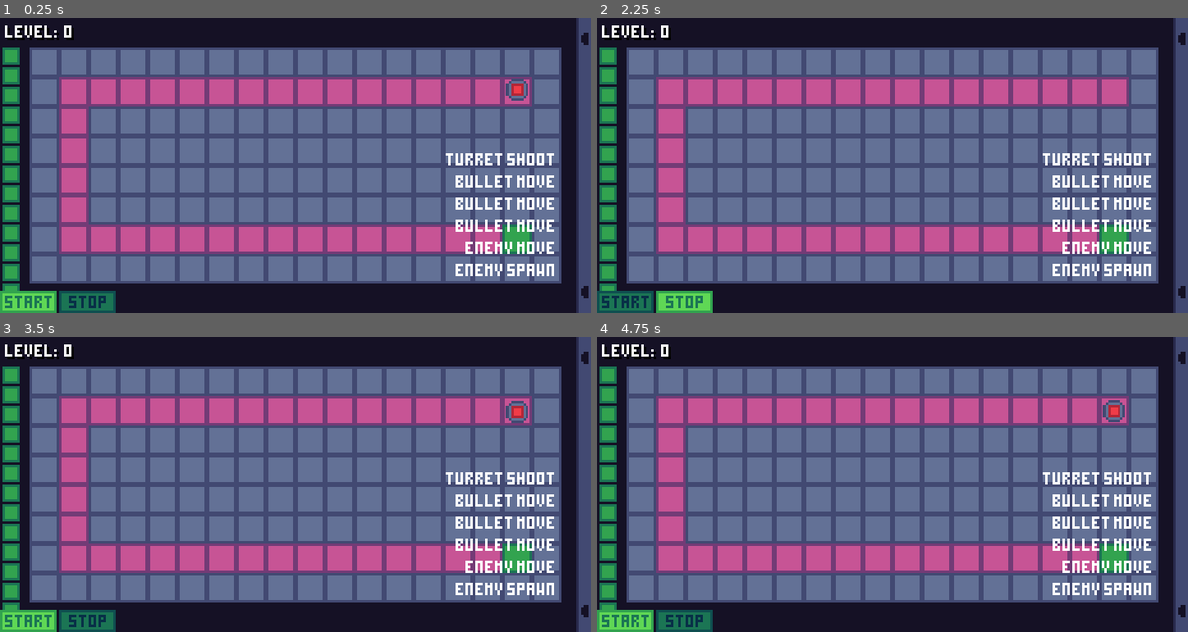
Above: before the commit, frames 1-4 (two rows, left to right).
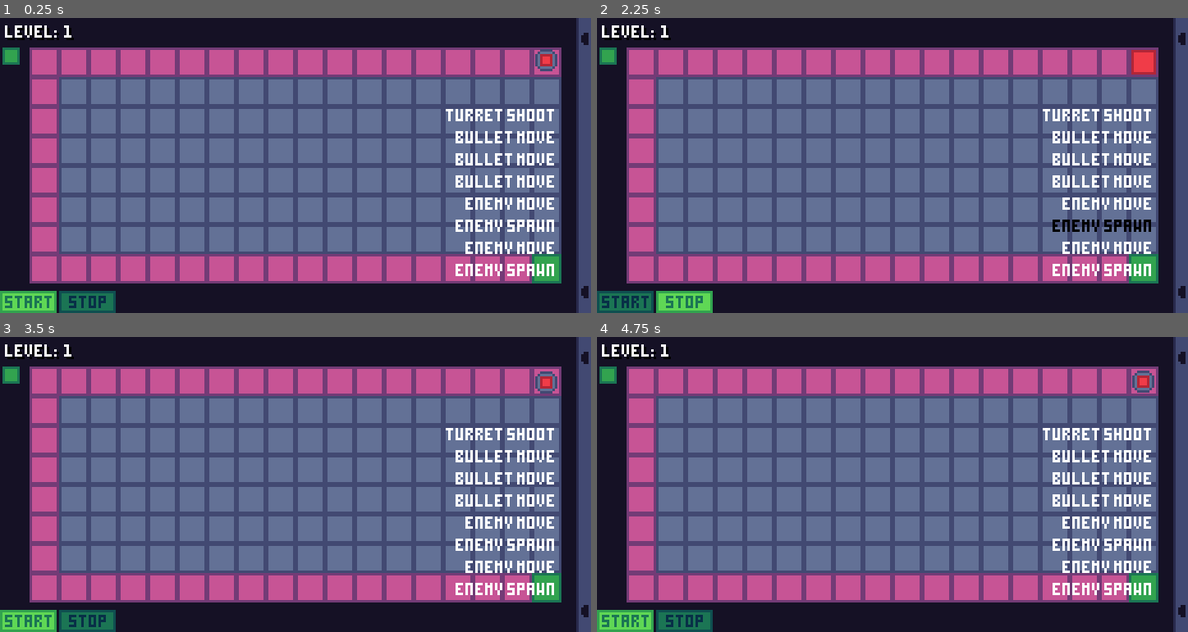
Above: after the commit, the same moments.

Repository: mariothedog/brackeys-game-jam
Game: Godot game, scene res://main/main.tscn
The game is run twice, just before and just after one commit, with the same random seed, the same clock (stepped at 60 frames per second) and the same inputs.
Inputs (mouse positions are in pixels of both pictures, inside the frame that each line leads up to):
- Up to frame 1 (0.25 s): no input
- Up to frame 2 (2.25 s): click (626, 301) at 0.5 s; click (685, 301) at 1.25 s; click (626, 301) at 2 s
- Up to frame 3 (3.5 s): click (88, 620) at 2.75 s
- Up to frame 4 (4.75 s): click (626, 620) at 3.5 s; click (685, 620) at 4.25 s

The runs differ from the first frame. In frame 1, 41% of the frame differs, in the area x 0-95%, y 2-93%; in frame 2, 42%; in frame 3, 41%; in frame 4, 41%.

Commit message:
Wait till the step has been completed before starting a new one

Diff:
--- a/src/enemies/enemy.gd
+++ b/src/enemies/enemy.gd
@@ -1,6 +1,7 @@
 class_name Enemy
 extends Area2D
 
+signal stopped_moving
 signal reached_end_of_path
 signal exploded
 
@@ -14,7 +15,6 @@
 var _path_length: int
 var _path_current_index := 0
 var _target_pos: Vector2
-var _is_moving := false
 
 
 func _ready() -> void:
@@ -24,8 +24,8 @@
 func _physics_process(delta: float) -> void:
 	if Util.is_vec2_equal_with_threshold(global_position, _target_pos, AT_TARGET_THRESHOLD):
 		set_physics_process(false)
-		_is_moving = false
 		global_position = _target_pos
+		emit_signal("stopped_moving")
 		if _path_current_index + 1 == _path_length:
 			emit_signal("reached_end_of_path")
 		return
@@ -36,20 +36,16 @@
 	if _path_current_index + 1 == _path_length:
 		return
 	_path_current_index += 1
-	# At a very high step rate, enemies may move again before they have finished moving
-	# Snapping them to their previous target pos prevents them from going off track
-	if _is_moving:
-		global_position = _target_pos
 	_target_pos = path[_path_current_index]
-	_is_moving = true
 	set_physics_process(true)
 
 
 func explode() -> void:
 	if is_queued_for_deletion():
 		return
+	emit_signal("stopped_moving")
+	emit_signal("exploded")
 	queue_free()
-	emit_signal("exploded")
 
 
 func _set_path(value: PoolVector2Array) -> void:
--- a/src/main/main.gd
+++ b/src/main/main.gd
@@ -10,6 +10,7 @@
 var _num_enemies_dead := 0 setget _set_num_enemies_dead
 var _step_index := 0
 var _turn_num := 0
+var _last_turret: Turret
 
 onready var level: Level = $Level
 onready var enemies: Enemies = $Level/Enemies
@@ -23,7 +24,7 @@
 onready var item: Item = $HUDLayer/HUD/Inventory/ItemsMargin/Items/Item
 onready var start_button: TextureButton = $HUDLayer/HUD/Buttons/Start
 onready var stop_button: TextureButton = $HUDLayer/HUD/Buttons/Stop
-onready var step_timer: Timer = $Step
+onready var step_delay_timer: Timer = $StepDelay
 
 
 func _ready() -> void:
@@ -39,21 +40,27 @@
 	level.start()
 	for turret in placed_turrets.get_children():
 		turret.toggle_sight_lines(false)
-	if not Signals.is_connected("ran_out_of_lives", self, "_on_ran_out_of_lives"):
-		# Signal is deferred so the force stop happens after the lives have been set to 0
-		# Signal is oneshot so there is no chance of two enemies trigerring force stop simultaneously
-# warning-ignore:return_value_discarded
-		Signals.connect(
-			"ran_out_of_lives", self, "_on_ran_out_of_lives", [], CONNECT_DEFERRED + CONNECT_ONESHOT
-		)
+	# Signal is deferred so the force stop happens after the lives have been set to 0
+	# Signal is oneshot so there is no chance of two enemies trigerring force stop simultaneously
+	Util.connect_safe(
+		Signals,
+		"ran_out_of_lives",
+		self,
+		"_on_ran_out_of_lives",
+		[],
+		CONNECT_DEFERRED + CONNECT_ONESHOT
+	)
 	Global.is_running = true
-	step_timer.start()
+	step_delay_timer.start()
 
 
 func _stop() -> void:
-	step_timer.stop()
+	step_delay_timer.stop()
 	level.stop()
 	turrets.stop_turret_shooting_anims()
+	if _last_turret:
+#		Util.disconnect_safe(_last_turret, "shot", bullets, "move_bullets")
+		Util.disconnect_safe(_last_turret, "shot", self, "_move_bullets_step")
 	Util.queue_free_children(enemies)
 	Util.queue_free_children(bullets)
 	for turret in placed_turrets.get_children():
@@ -159,14 +166,16 @@
 	var num := 1
 	var is_consecutive := true
 	while is_consecutive:
-		is_consecutive = _level_data.steps[_step_index + 1] == step
+		var next_step_index := _get_next_step_index()
+		var next_step: int = _level_data.steps[next_step_index]
+		is_consecutive = next_step == step
 		if is_consecutive:
-			_step_index += 1
+			_step_index = next_step_index
 			num += 1
 	return num
 
 
-func _on_StepDelay_timeout() -> void:
+func _start_step() -> void:
 	var step := _get_valid_step()
 	hud.highlight_step_labels(_step_index)
 	match step:
@@ -174,27 +183,55 @@
 			_num_enemies_spawned_in_group += 1
 			_num_enemies_left -= 1
 			enemies.spawn_enemy()
+			step_delay_timer.start()
 		Constants.StepTypes.ENEMY_MOVE:
 			enemies.move_enemies()
+			var num_enemies := enemies.get_child_count()
+			var last_enemy := enemies.get_child(num_enemies - 1)
+# warning-ignore:return_value_discarded
+			last_enemy.connect("stopped_moving", step_delay_timer, "start", [], CONNECT_ONESHOT)
 		Constants.StepTypes.BULLET_MOVE:
 			var num := _get_num_step()
-			bullets.move_bullets(num)
+			_move_bullets_step(num)
 		Constants.StepTypes.TURRET_SHOOT:
 			# If there are bullet move turns after this one they should all
 			# be executed in one turn
-			# However, the bullets should only move after *all* the bullets
-			# have been shot
-			# To ensure that all the bullets have been shot, only the last
-			# turret (i.e. the one that shoots last) has its shot signal
-			# connected to bullets.move_bullets
-			var num_turrets := placed_turrets.get_child_count()
-			var last_turret := placed_turrets.get_child(num_turrets - 1)
-			Util.disconnect_safe(last_turret, "shot", bullets, "move_bullets")
 			turrets.shoot_turrets(bullets, level.cell_size)
-			if _level_data.steps[_step_index + 1] == Constants.StepTypes.BULLET_MOVE:
-				_step_index += 1
+			var next_step_index := _get_next_step_index()
+			var next_step: int = _level_data.steps[next_step_index]
+			if next_step == Constants.StepTypes.BULLET_MOVE:
+				_step_index = next_step_index
 				var num := _get_num_step()
-# warning-ignore:return_value_discarded
-				last_turret.connect("shot", bullets, "move_bullets", [num], CONNECT_ONESHOT)
-	_step_index += 1
+				# The bullets should only move after *all* the bullets
+				# have been shot
+				# To ensure that all the bullets have been shot, only the last
+				# turret (i.e. the one that shoots last) has its shot signal
+				# connected to bullets.move_bullets
+# warning-ignore:return_value_discarded
+				_last_turret.connect(
+					"shot", self, "_move_bullets_step", [num], CONNECT_ONESHOT
+				)
+	_step_index = _get_next_step_index()
 	_turn_num += 1
+
+
+func _get_next_step_index() -> int:
+	return (_step_index + 1) % _level_data.steps.size()
+
+
+func _on_Turrets_placed(_turret: Turret) -> void:
+	var num_turrets := placed_turrets.get_child_count()
+	var last_turret := placed_turrets.get_child(num_turrets - 1)
+	_last_turret = last_turret
+
+
+func _move_bullets_step(bullet_move_tile_num: int) -> void:
+	bullets.move_bullets(bullet_move_tile_num)
+	var num_bullets := bullets.get_child_count()
+	var last_bullet := bullets.get_child(num_bullets - 1)
+# warning-ignore:return_value_discarded
+	last_bullet.connect("stopped_moving", step_delay_timer, "start", [], CONNECT_ONESHOT)
+
+
+func _on_StepDelay_timeout() -> void:
+	_start_step()
--- a/src/main/main.tscn
+++ b/src/main/main.tscn
@@ -12,7 +12,6 @@
 
 [node name="Main" type="Node"]
 script = ExtResource( 3 )
-level_num = 0
 
 [node name="Camera2D" type="Camera2D" parent="."]
 anchor_mode = 0
@@ -56,8 +55,10 @@
 [node name="HUDLayer" parent="." instance=ExtResource( 5 )]
 layer = 0
 
-[node name="Step" type="Timer" parent="."]
-wait_time = 0.5
+[node name="StepDelay" type="Timer" parent="."]
+wait_time = 0.1
+one_shot = true
 [connection signal="enemy_exploded" from="Level/Enemies" to="." method="_on_Enemies_enemy_exploded"]
 [connection signal="enemy_reached_end_of_path" from="Level/Enemies" to="." method="_on_Enemies_enemy_reached_end_of_path"]
-[connection signal="timeout" from="Step" to="." method="_on_StepDelay_timeout"]
+[connection signal="placed" from="Turrets" to="." method="_on_Turrets_placed"]
+[connection signal="timeout" from="StepDelay" to="." method="_on_StepDelay_timeout"]
--- a/src/misc-scripts/utility.gd
+++ b/src/misc-scripts/utility.gd
@@ -55,3 +55,10 @@
 static func disconnect_safe(object: Object, object_signal: String, target: Object, method: String) -> void:
 	if object.is_connected(object_signal, target, method):
 		object.disconnect(object_signal, target, method)
+
+static func connect_safe(
+	object: Object, object_signal: String, target: Object, method: String, binds: Array, flags := 0
+) -> void:
+	if not object.is_connected(object_signal, target, method):
+# warning-ignore:return_value_discarded
+		object.connect(object_signal, target, method, binds, flags)
--- a/src/projectiles/bullet/bullet.gd
+++ b/src/projectiles/bullet/bullet.gd
@@ -1,5 +1,7 @@
 class_name Bullet
 extends Area2D
+
+signal stopped_moving
 
 const MOVEMENT_WEIGHT := 0.3
 var MOVEMENT_RATE := MOVEMENT_WEIGHT * Constants.PHYSICS_FPS
@@ -9,7 +11,6 @@
 var velocity: Vector2
 
 var _target_pos: Vector2
-var _is_moving := false
 
 
 func _ready() -> void:
@@ -19,8 +20,8 @@
 func _physics_process(delta: float) -> void:
 	if Util.is_vec2_equal_with_threshold(global_position, _target_pos, AT_TARGET_THRESHOLD):
 		set_physics_process(false)
-		_is_moving = false
 		global_position = _target_pos
+		emit_signal("stopped_moving")
 		return
 	global_position = global_position.linear_interpolate(_target_pos, MOVEMENT_RATE * delta)
 
@@ -30,12 +31,7 @@
 		_target_pos = global_pos
 		global_position = _target_pos
 		return
-	# At a very high step rate, bullets may move again before they have finished moving
-	# Snapping them to their previous target pos prevents them from going off track
-	if _is_moving:
-		global_position = _target_pos
 	_target_pos = global_pos
-	_is_moving = true
 	set_physics_process(true)
 
 
@@ -46,6 +42,7 @@
 func explode() -> void:
 	if is_queued_for_deletion():
 		return
+	emit_signal("stopped_moving")
 	queue_free()
 
 
--- a/src/turrets/turret.gd
+++ b/src/turrets/turret.gd
@@ -77,6 +77,8 @@
 func shoot(bullets_node: Node, tile_size: Vector2) -> void:
 	_bullets_node = bullets_node
 	_tile_size = tile_size
+	if anim_player.is_playing():
+		push_warning("Attempted to shoot but the shoot animation was already playing")
 	anim_player.play("shoot")
 
 
--- a/src/turrets/turrets.gd
+++ b/src/turrets/turrets.gd
@@ -1,5 +1,7 @@
 class_name Turrets
 extends Node2D
+
+signal placed(turret)
 
 const TURRET_SCENE := preload("res://turrets/turret.tscn")
 
@@ -102,6 +104,7 @@
 	turret.enable()
 	Global.is_aiming = true
 	_update_overlapping_turrets(turret.position)
+	emit_signal("placed", turret)
 
 
 func _can_place_at_tile(tile_pos: Vector2) -> bool:
